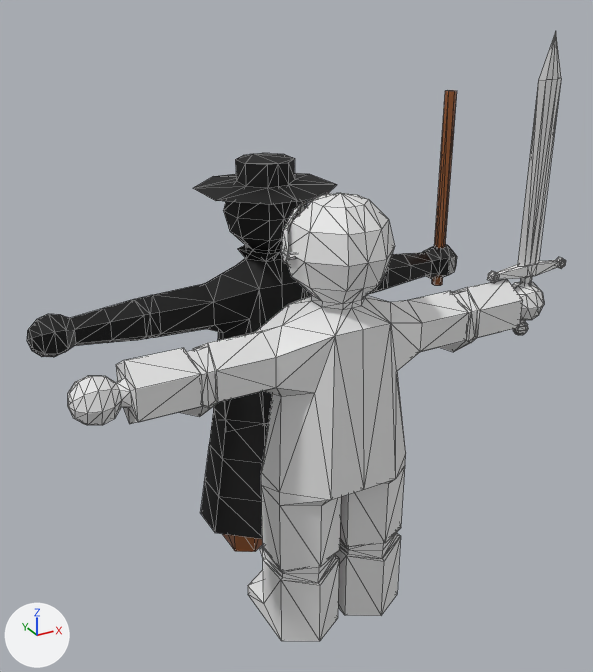
An edit to the glTF model Blender Models/Export/Healer/Healer.glb, drawn before and after from the same camera.
Camera for both pictures: a camera (50 mm lens) standing at (-1.59, -3.17, 2.69) and looking at (0.02, -0.23, 1.22). Every picture has the same lights, and +X, +Y and +Z are marked at lower left. Mesh edges are drawn as thin lines. Where no turn or scale is listed for an object, it has been applied to the vertices.

Names of what the first picture shows: 'Baton', 'Body', 'Knight', 'Robes'.
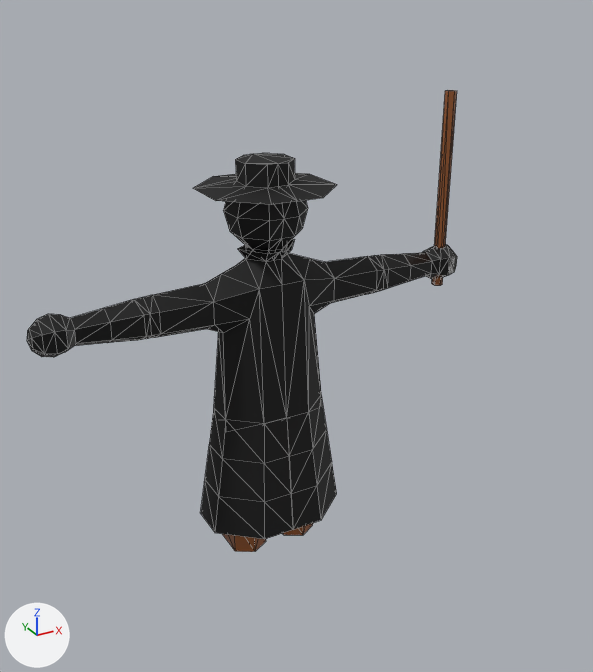
Edits to the bpy script that builds the scene:
```text
Remove ob_knight:
    ob_knight = bpy.data.objects.new('Knight', me_knight)
    ob_knight.location = (0.0, -0.619, 0.0)
```

Location of each change, (x1, y1, x2, y2) in pixels of the pictures (593 x 672 px):
'Knight', deleted: before (68, 31, 566, 641)
